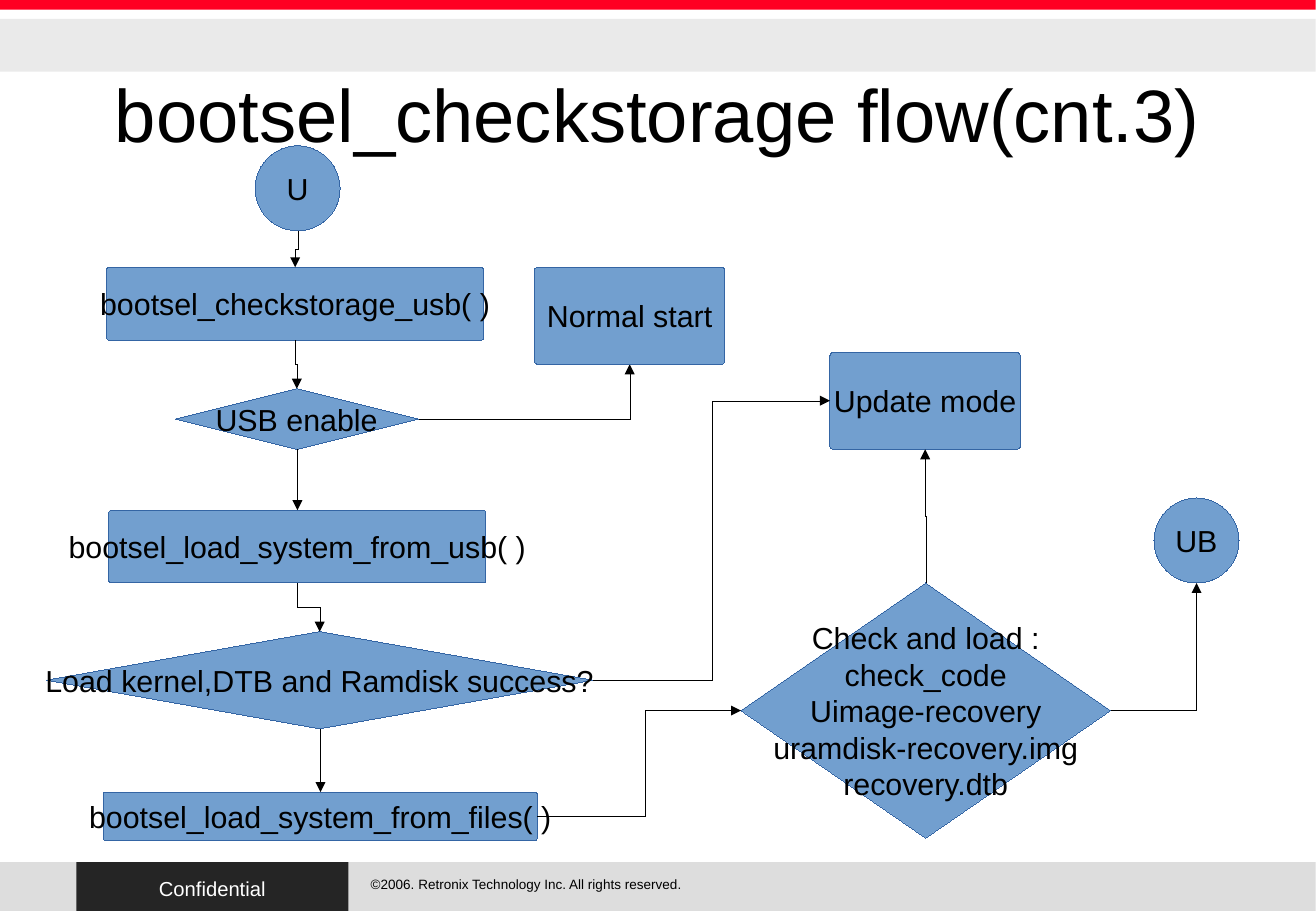
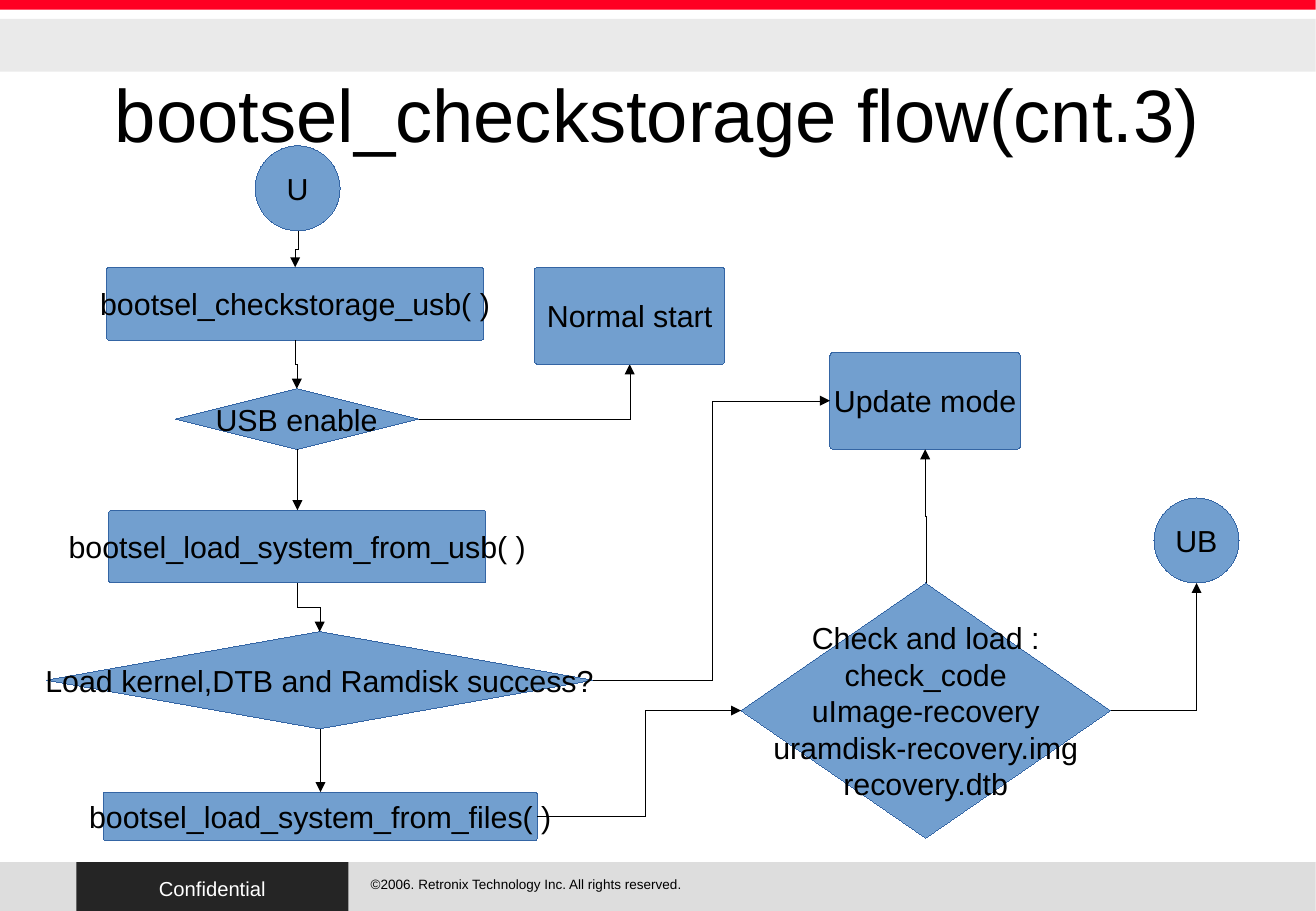
Before and after one commit to RetronixTechInc/u-boot-rtx, a slide deck: slide 12 of RTX/uboot.odp. Drawn at 1316x911 pixels with LibreOffice and Linux fonts; fonts in the diff are those of the drawing; background and template pictures are left out. Boxes give left, top, right and bottom in pixels: in the first picture for what was removed or moved away, otherwise in the second. Text is boxed around its words. In the diff, an @@ line names an element or a change of style, - is before the commit and + after.

```diff
--- a/RTX/uboot.odp
+++ b/RTX/uboot.odp
@@ text in diamond at bbox=[812, 701, 1040, 728]: text changed @@
-Uimage-recovery
+uImage-recovery
```
Also in this commit, not shown: 3 other slides changed, 1 slide added.
